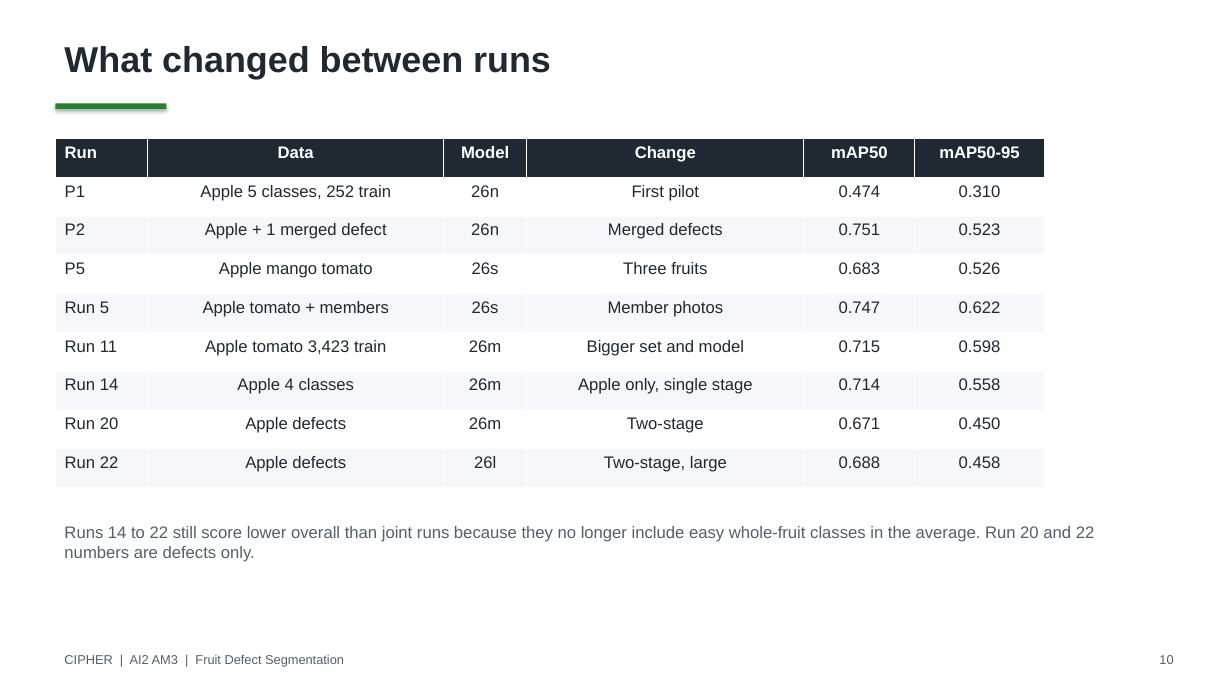
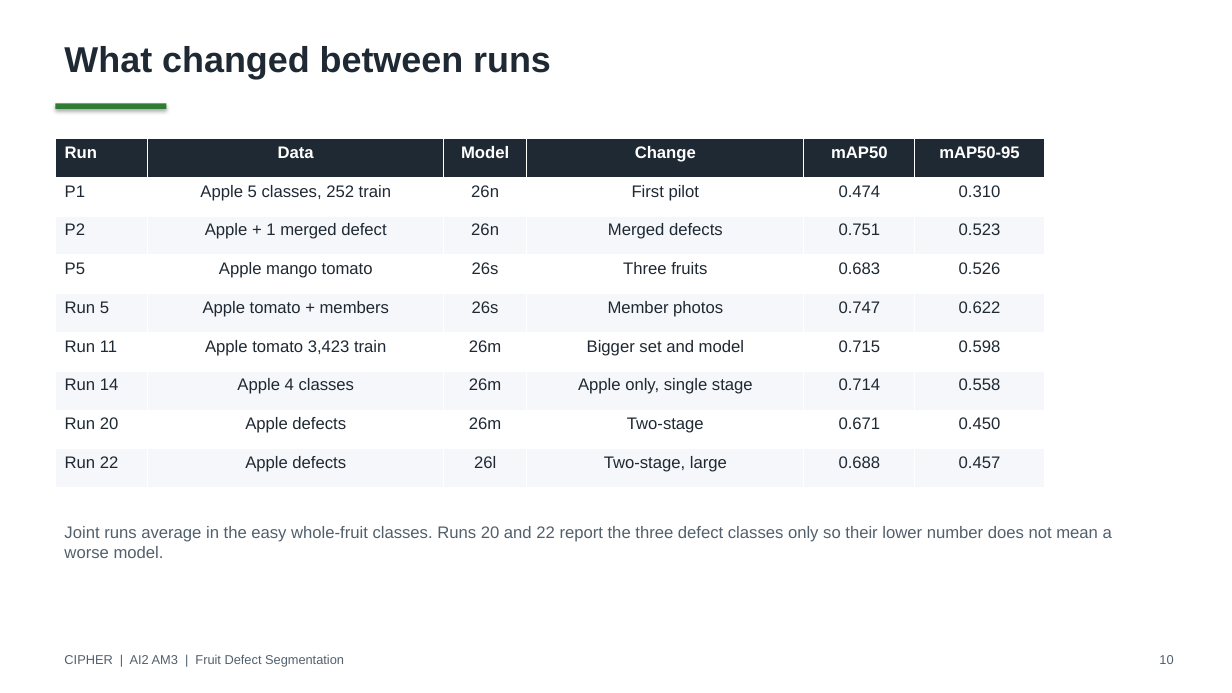
Before and after one commit to deangg/instancesegmentation, a slide deck: slide 10 of slides/CIPHER_AI2_Final_Defense.pptx. Drawn at 1232x693 pixels with LibreOffice and Linux fonts; fonts in the diff are those of the drawing. Boxes give left, top, right and bottom in pixels: in the first picture for what was removed or moved away, otherwise in the second. Text is boxed around its words. In the diff, an @@ line names an element or a change of style, - is before the commit and + after.

```diff
--- a/slides/CIPHER_AI2_Final_Defense.pptx
+++ b/slides/CIPHER_AI2_Final_Defense.pptx
@@ table at [55,139,1044,488] @@
-row 9, column 6: 0.458
+row 9, column 6: 0.457
@@ text at [64,526,1112,558]: text changed @@
-Runs 14 to 22 still score lower overall than joint runs because they no longer include easy whole-fruit classes in the average. Run 20 and 22 numbers are defects only.
+Joint runs average in the easy whole-fruit classes. Runs 20 and 22 report the three defect classes only so their lower number does not mean a worse model.
```
Also in this commit, not shown: 9 other slides changed, 13 other files.
